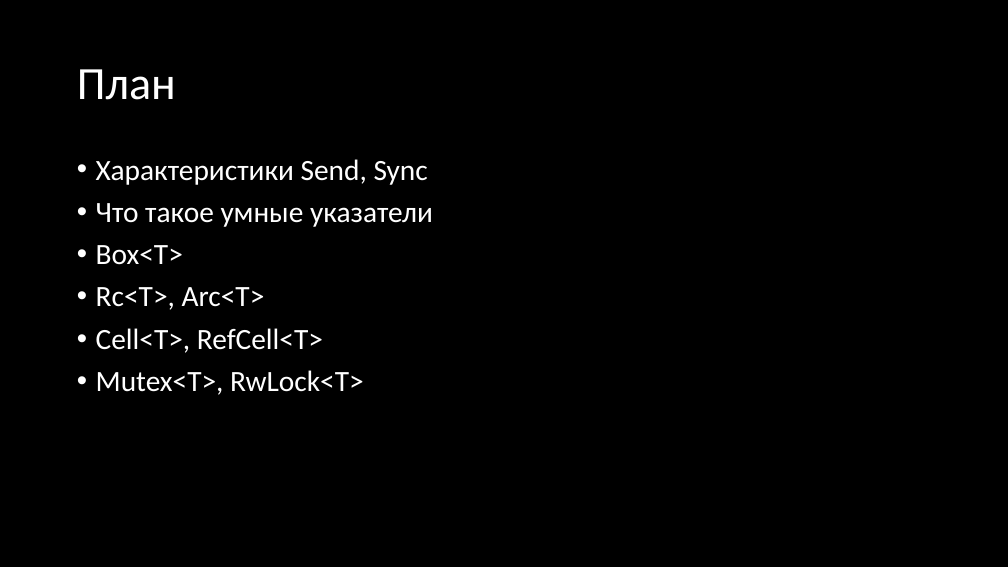
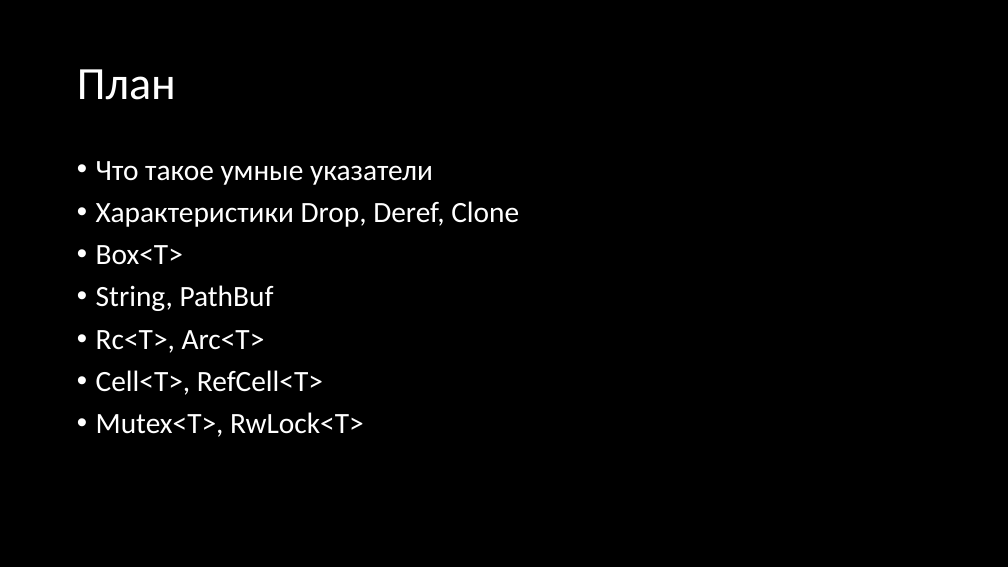
Before and after one commit to Gordon01/learn-rust, a slide deck: slide 124 of keynotes/Rust 2024.pptx. Drawn at 1008x567 pixels with LibreOffice and Linux fonts; fonts in the diff are those of the drawing. Boxes give left, top, right and bottom in pixels: in the first picture for what was removed or moved away, otherwise in the second. Text is boxed around its words. In the diff, an @@ line names an element or a change of style, - is before the commit and + after.

```diff
--- a/keynotes/Rust 2024.pptx
+++ b/keynotes/Rust 2024.pptx
@@ text at (x1=96, y1=159, x2=428, y2=185): paragraph removed @@
-• Характеристики Send, Sync
@@ text at (x1=96, y1=201, x2=519, y2=227): paragraph added @@
+• Характеристики Drop, Deref, Clone
@@ text at (x1=96, y1=285, x2=274, y2=311): paragraph added @@
+• String, PathBuf
```
Also in this commit, not shown: 3 other slides changed, 17 slides added, 2 slides removed, 1 other file.
